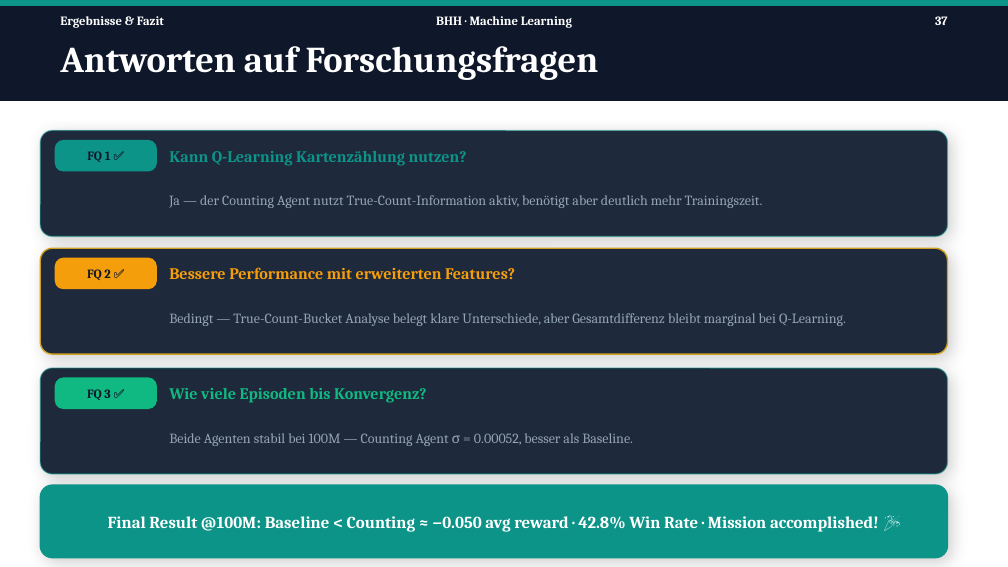
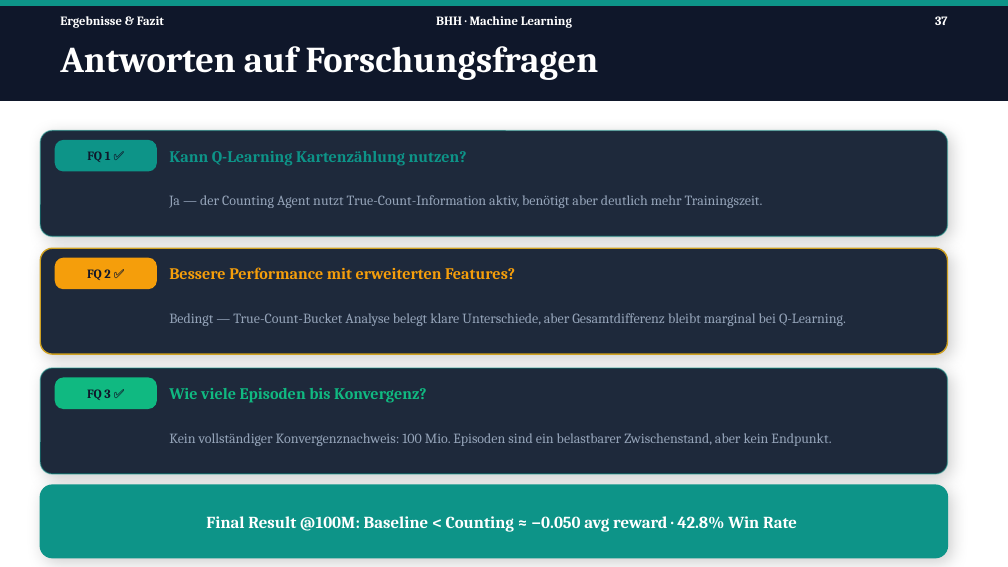
Before and after one commit to Tom-N-M/ml-blackjack, a slide deck: slide 37 of Präsi/PP_v2.pptx. Drawn at 1008x567 pixels with LibreOffice and Linux fonts; fonts in the diff are those of the drawing. Boxes give left, top, right and bottom in pixels: in the first picture for what was removed or moved away, otherwise in the second. Text is boxed around its words. In the diff, an @@ line names an element or a change of style, - is before the commit and + after.

```diff
--- a/Präsi/PP_v2.pptx
+++ b/Präsi/PP_v2.pptx
@@ text at box(169, 433, 831, 446): text changed @@
-Beide Agenten stabil bei 100M — Counting Agent σ = 0.00052, besser als Baseline.
+Kein vollständiger Konvergenznachweis: 100 Mio. Episoden sind ein belastbarer Zwischenstand, aber kein Endpunkt.
@@ text at box(206, 516, 797, 532): text changed @@
-Final Result @100M: Baseline < Counting ≈ −0.050 avg reward · 42.8% Win Rate · Mission accomplished! 🎉
+Final Result @100M: Baseline < Counting ≈ −0.050 avg reward · 42.8% Win Rate
```
Also in this commit, not shown: 7 other slides changed.
